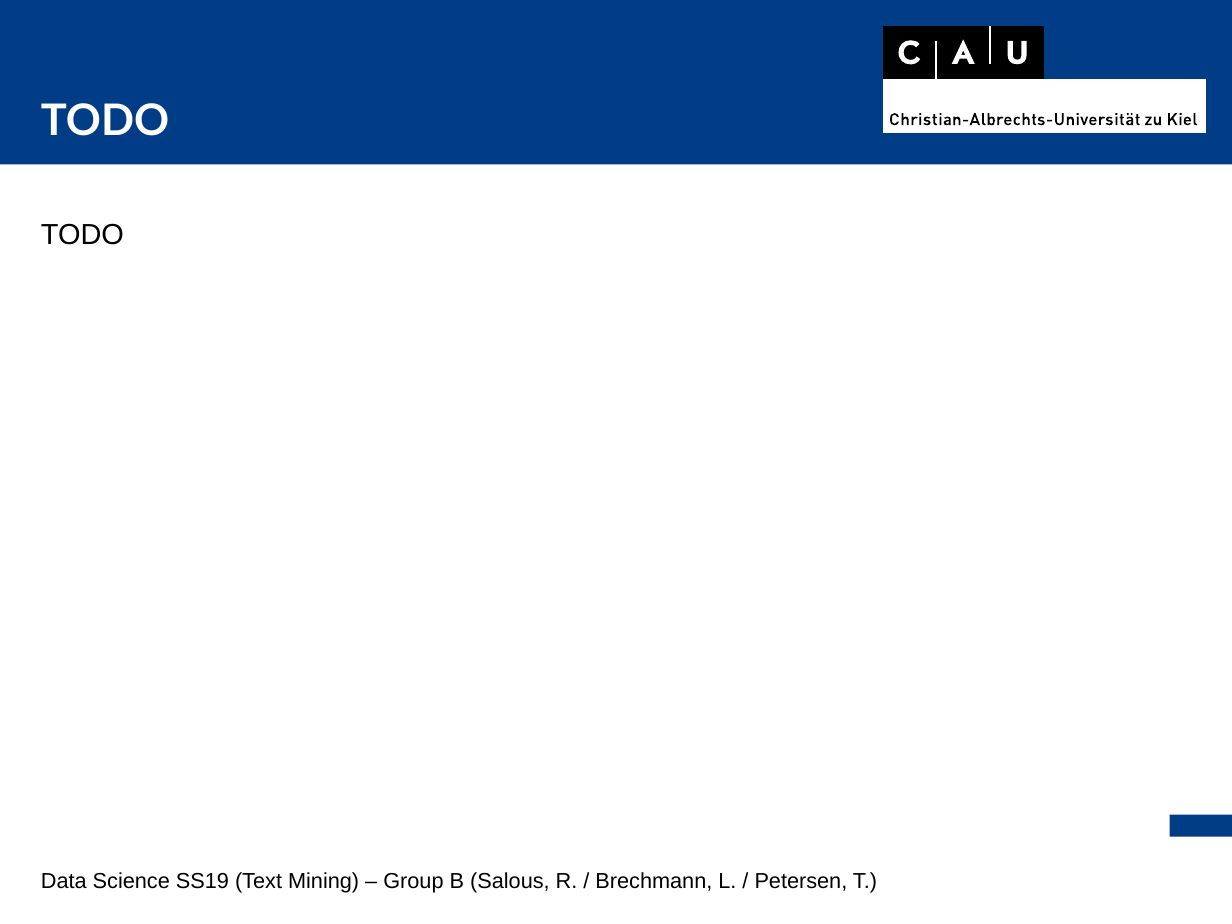
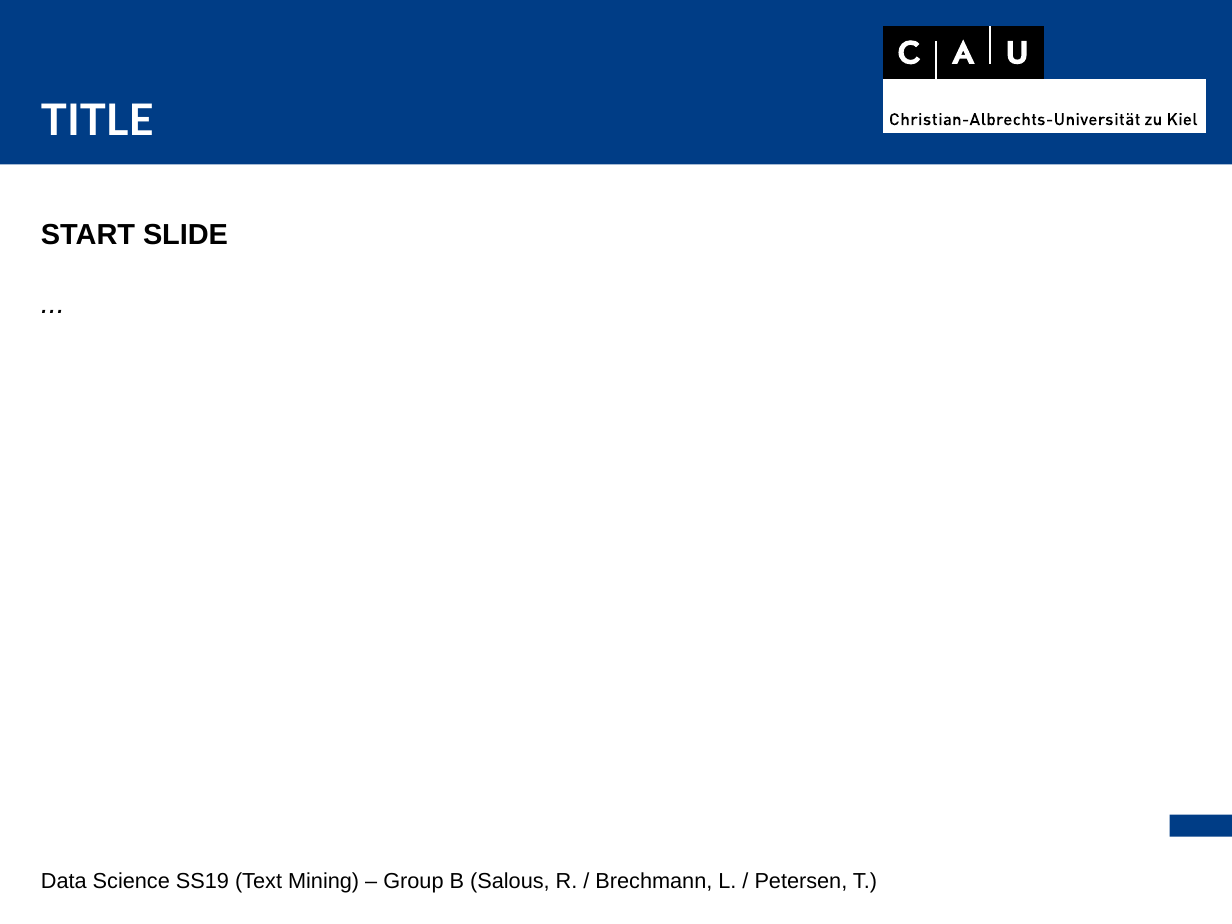
Before and after one commit to thorge/concept-ranking, a slide deck: slide 1 of presentation/pres.odp. Drawn at 1232x924 pixels with LibreOffice and Linux fonts; fonts in the diff are those of the drawing. Boxes give left, top, right and bottom in pixels: in the first picture for what was removed or moved away, otherwise in the second. Text is boxed around its words. In the diff, an @@ line names an element or a change of style, - is before the commit and + after.

Commit message:
started with presentation slides

```diff
--- a/presentation/pres.odp
+++ b/presentation/pres.odp
@@ text at <box>41,103,154,135</box>: text changed @@
-TODO
+TITLE
@@ text at <box>41,223,228,245</box>: text changed; bold on @@
-TODO
+START SLIDE
+...
```
Also in this commit, not shown: 3 slides added, 1 other file.
